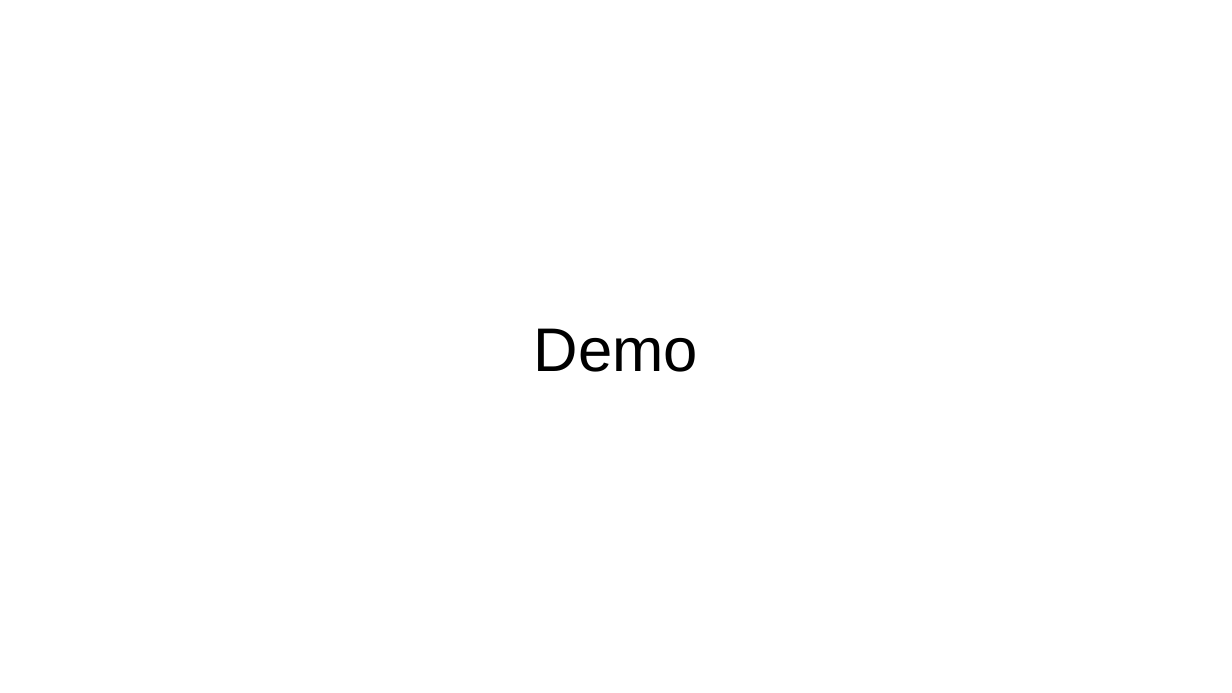
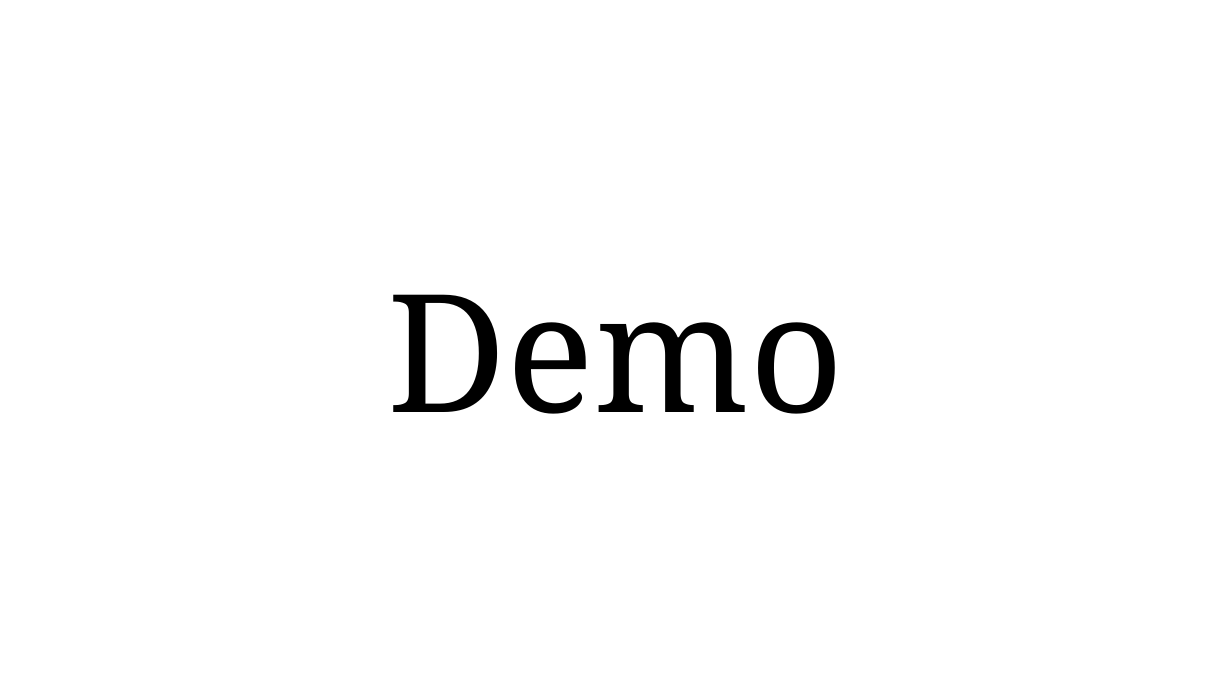
Before and after one commit to Jay3172/Find_Dry_Chargers, a slide deck: slide 6 of documents/draft_presentation.odp (slide 5 before the commit). Drawn at 1232x693 pixels with LibreOffice and Linux fonts; fonts in the diff are those of the drawing. Boxes give left, top, right and bottom in pixels: in the first picture for what was removed or moved away, otherwise in the second. Text is boxed around its words. In the diff, an @@ line names an element or a change of style, - is before the commit and + after.

```diff
--- a/documents/draft_presentation.odp
+++ b/documents/draft_presentation.odp
@@ title "Demo" at bbox=[387, 294, 844, 414]: size 36 to 96 pt, font Arial to Noto Serif @@
```
Also in this commit, not shown: 4 other slides changed, 3 slides added, 2 slides removed, 2 other files.
